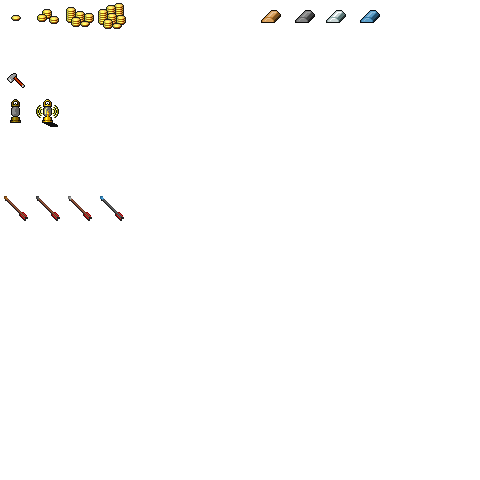
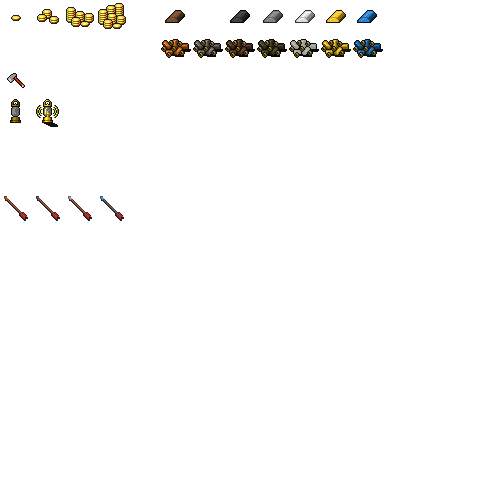
Two versions of the same layered image (480px x 480px). Layer-by-layer changes:
painted on "general.png" over left=161, top=10, right=383, bottom=58
